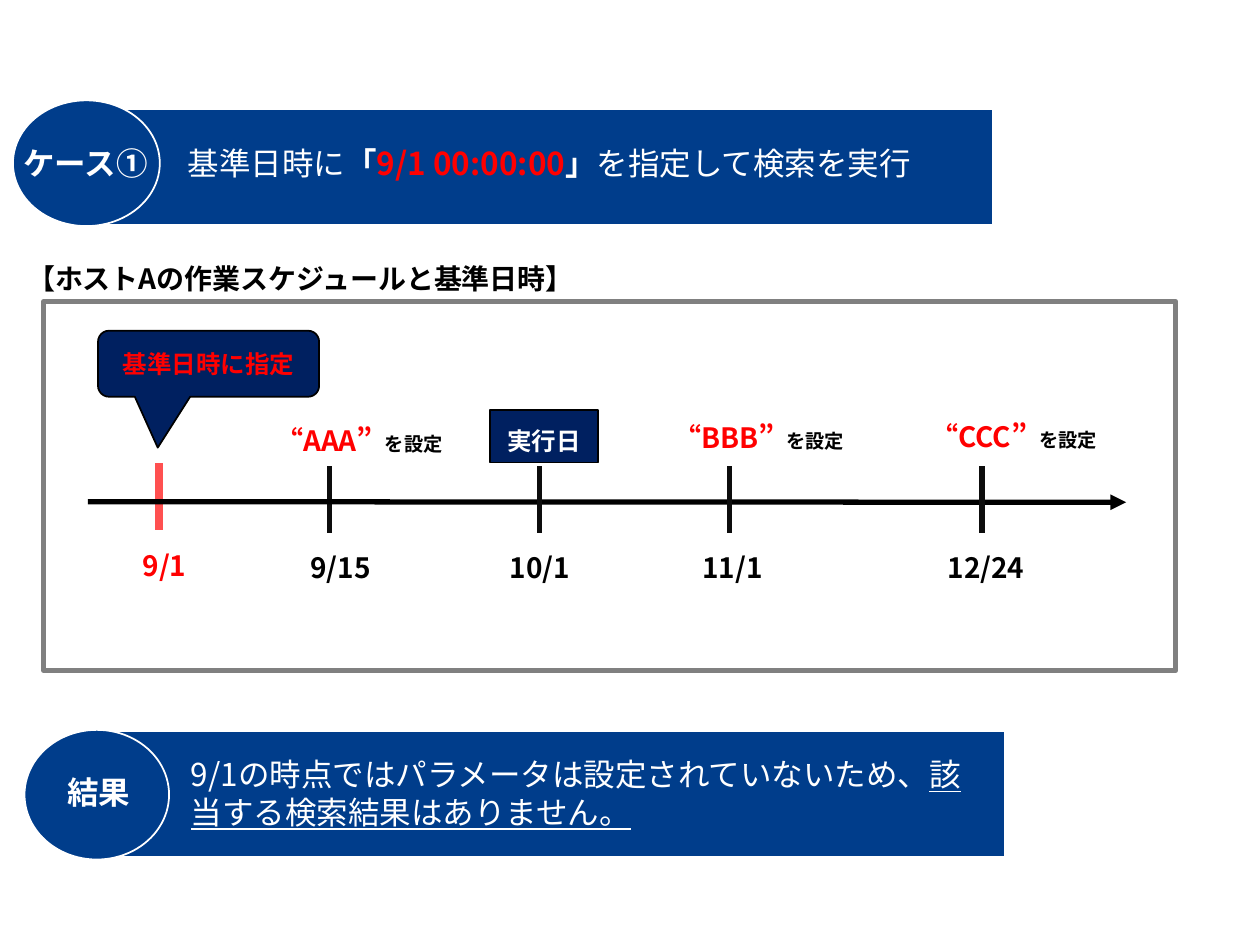
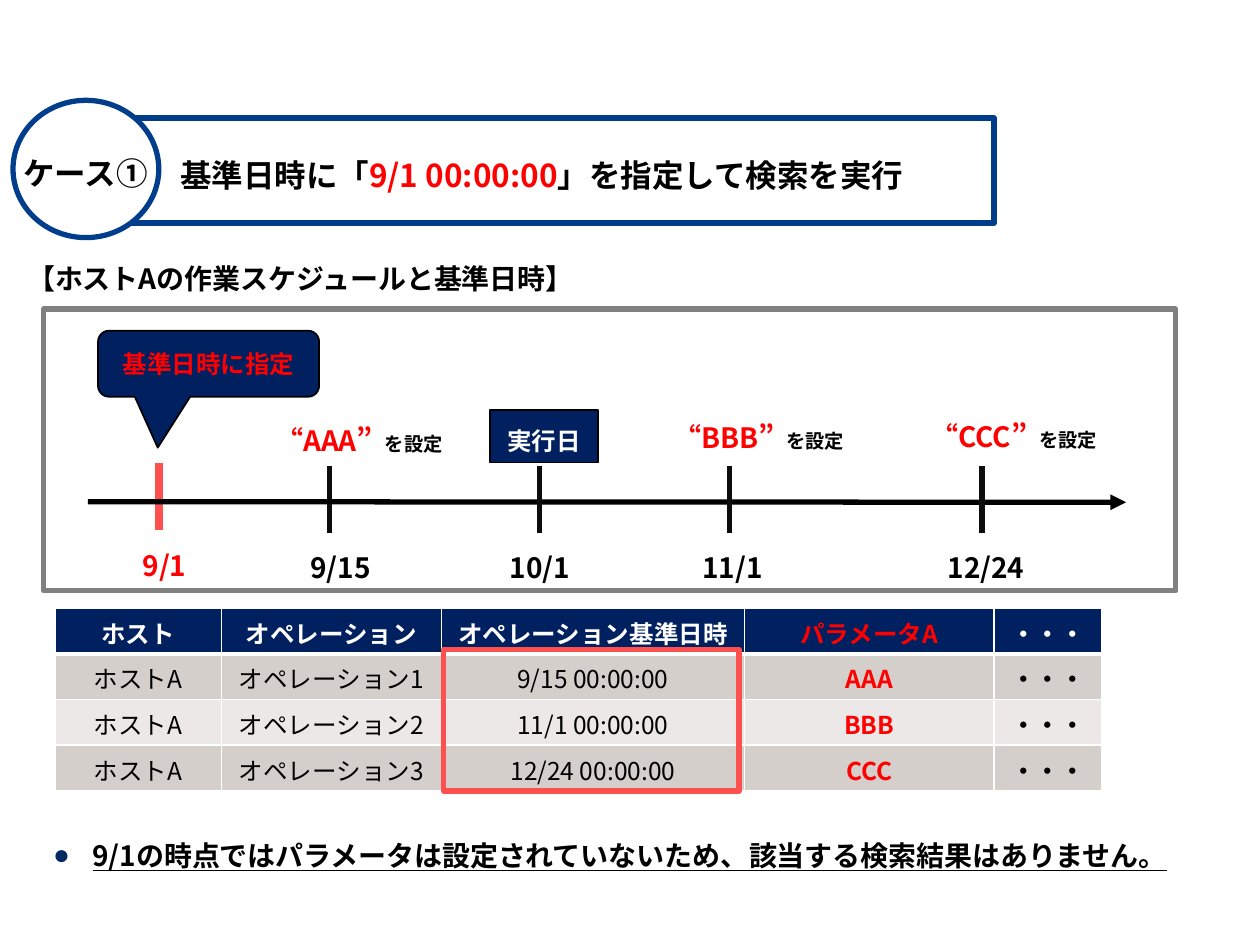
Before and after one commit to exastro-suite/it-automation-docs, a slide deck: slide 32 of asset/Learn_ja/ITA-hg-ps_classroom_lecture_ja.pptx. Drawn at 1260x945 pixels with LibreOffice and Linux fonts; fonts in the diff are those of the drawing; background and template pictures are left out. Boxes give left, top, right and bottom in pixels: in the first picture for what was removed or moved away, otherwise in the second. Text is boxed around its words. In the diff, an @@ line names an element or a change of style, - is before the commit and + after.

```diff
--- a/asset/Learn_ja/ITA-hg-ps_classroom_lecture_ja.pptx
+++ b/asset/Learn_ja/ITA-hg-ps_classroom_lecture_ja.pptx
@@ ellipse at box(13, 101, 159, 238): fill #003D8B to #FFFFFF; outline #FFFFFF 1 pt to #003D8B 3 pt @@
@@ ellipse: place and size @@
-ellipse at box(13, 101, 160, 227)
+ellipse at box(13, 101, 159, 238)
@@ rectangle: place and size @@
-rectangle at box(67, 108, 994, 224)
+rectangle at box(67, 118, 994, 223)
@@ rectangle at box(67, 118, 994, 223): fill #003D8B to #FFFFFF; outline #FFFFFF 1 pt to #003D8B 3 pt @@
@@ text "ケース①": place and size @@
-text "ケース①" at box(23, 148, 147, 178)
+text "ケース①" at box(23, 158, 147, 188)
@@ text "ケース①" at box(23, 158, 147, 188): text colour #FFFFFF to #000000 @@
@@ text "基準日時に「9/1 00:00:00」を指定して検索を実行": place and size @@
-text "基準日時に「9/1 00:00:00」を指定して検索を実行" at box(188, 148, 911, 181)
+text "基準日時に「9/1 00:00:00」を指定して検索を実行" at box(180, 160, 904, 193)
@@ text "基準日時に「9/1 00:00:00」を指定して検索を実行" at box(180, 160, 904, 193): text colour #FFFFFF to #000000, bold on in "基準日時に「9/1 00:00:00」を指定して検索を実行" @@
@@ rectangle: place and size @@
-rectangle at box(44, 301, 1176, 670)
+rectangle at box(44, 309, 1176, 591)
@@ table added at box(55, 609, 1102, 791), 4 rows, 5 columns @@
+ホスト | オペレーション | オペレーション基準日時 | パラメータA | ・・・
+ホストA | オペレーション1 | 9/15 00:00:00 | AAA | ・・・
+ホストA | オペレーション2 | 11/1 00:00:00 | BBB | ・・・
+ホストA | オペレーション3 | 12/24 00:00:00 | CCC | ・・・
@@ rectangle added at box(444, 650, 740, 791), outline #FF5050 3 pt @@
@@ ellipse removed at box(24, 730, 169, 859) @@
@@ rectangle removed at box(78, 731, 1005, 857) @@
@@ text "9/1の時点ではパラメータは設定されていないため、該当する検索結果はありません。": place and size @@
-text "9/1の時点ではパラメータは設定されていないため、該当する検索結果はありません。" at box(191, 759, 961, 830)
+text "9/1の時点ではパラメータは設定されていないため、該当する検索結果はありません。" at box(93, 842, 1167, 871)
@@ text "9/1の時点ではパラメータは設定されていないため、該当する検索結果はありません。" at box(93, 842, 1167, 871): size 18 to 16 pt, text colour #FFFFFF to #000000, bold on; underline on in "9/1の時点ではパラメータは設定されていないため、該当する検索結果はありません。"; bullet none to ●; list level 3 to 1 in "9/1の時点ではパラメータは設定されていないため、該当する検索結果はありません。" @@
```
Also in this commit, not shown: 27 other slides changed, 1 other file.
